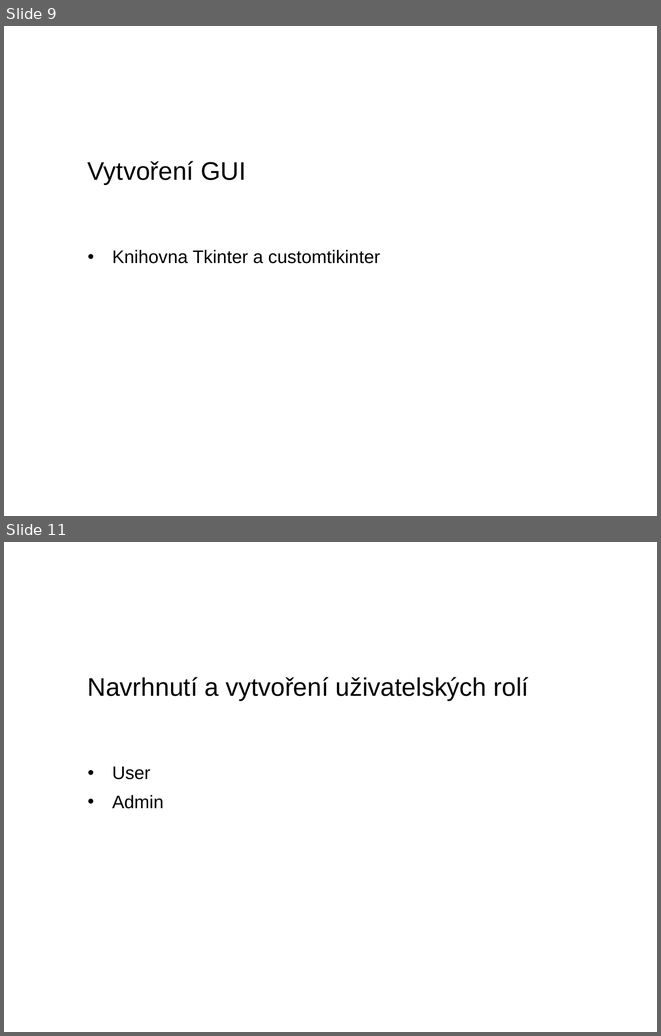
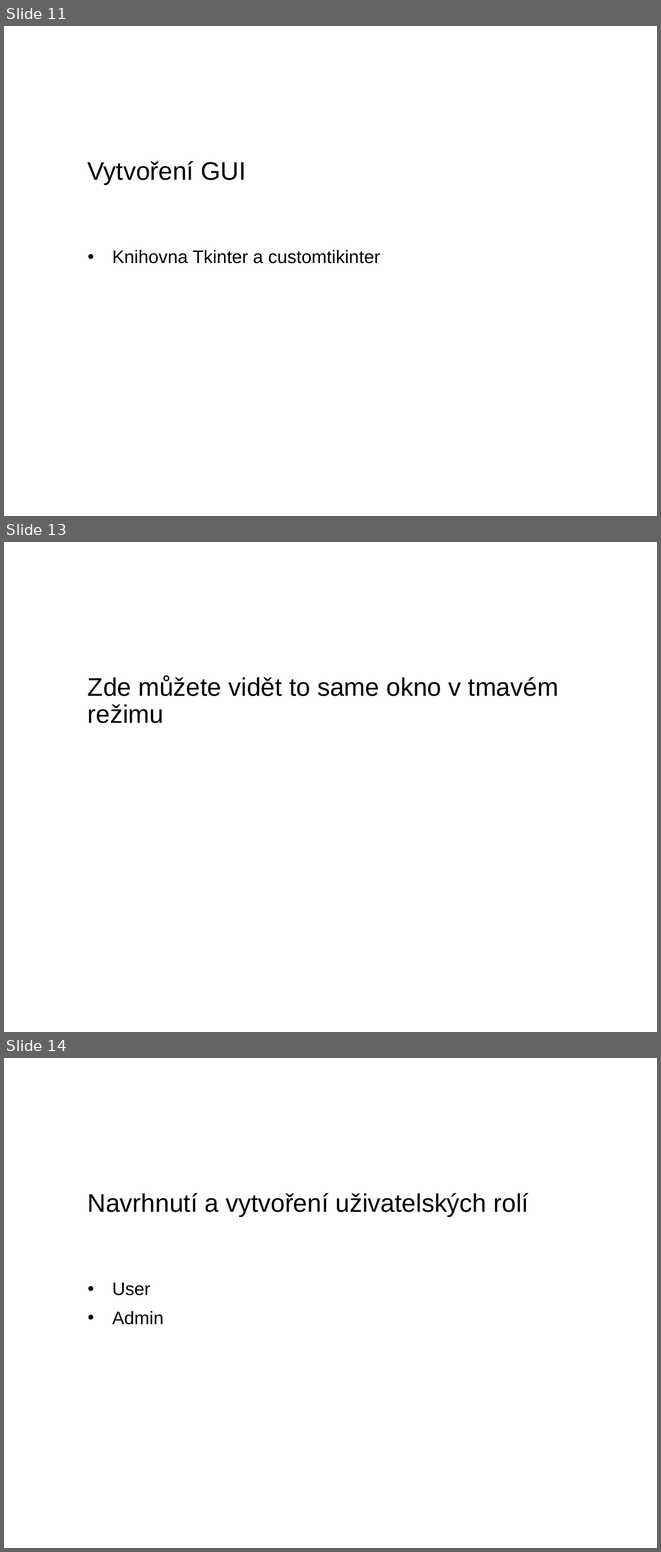
Before and after one commit to IronKnee22/Bakalarka, a slide deck: Obhajoba_darsamar.pptx. Shown one above the other, each under a label of ours: slides 9 and 11 before the commit, slides 11, 13 and 14 after it; the slides between them are not shown. The pictures are 661x1036 and 661x1552 pixels, drawn with LibreOffice and Linux fonts; fonts in the diff are those of the drawing; background and template pictures are left out. Boxes give left, top, right and bottom in pixels: in the first picture for what was removed or moved away, otherwise in the second. Text is boxed around its words. In the diff, an @@ line names an element or a change of style, - is before the commit and + after.

```diff
--- a/Obhajoba_darsamar.pptx
+++ b/Obhajoba_darsamar.pptx
@@ slide 13 added at (4,542,657,1032), background #FFFFFF @@
@@ title added at (88,676,558,723), 28 pt, text #000000 @@
+Zde můžete vidět to same okno v tmavém režimu
@@ what was slide 9 is now slide 11 @@
@@ what was slide 11 is now slide 14 @@
```
Also in this commit, not shown: 2 slides changed, 8 other slides added, 5 slides removed.
